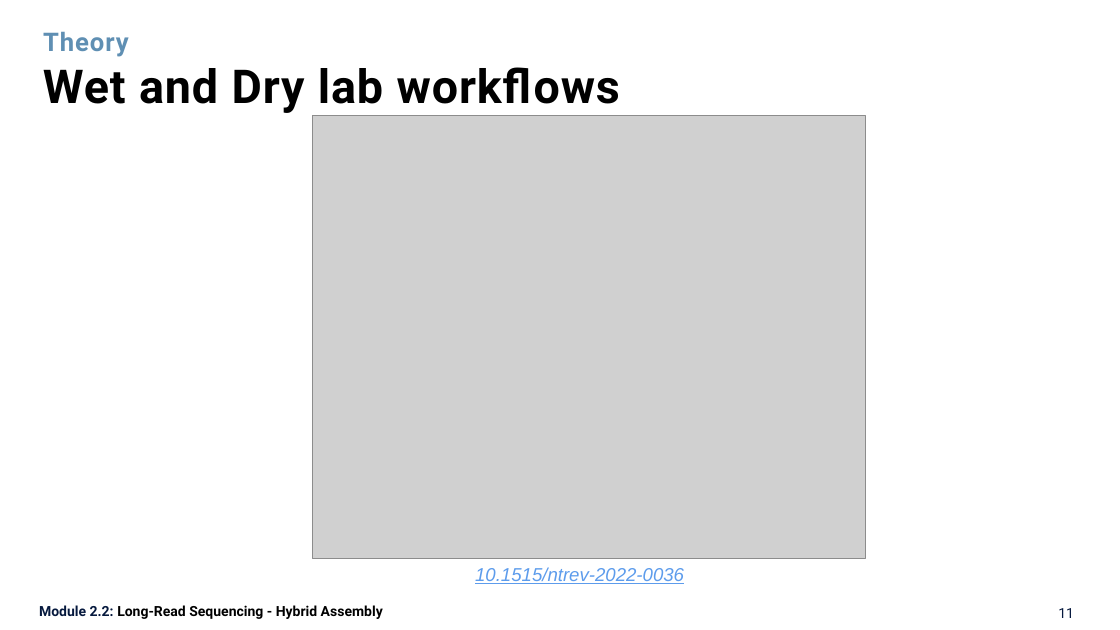
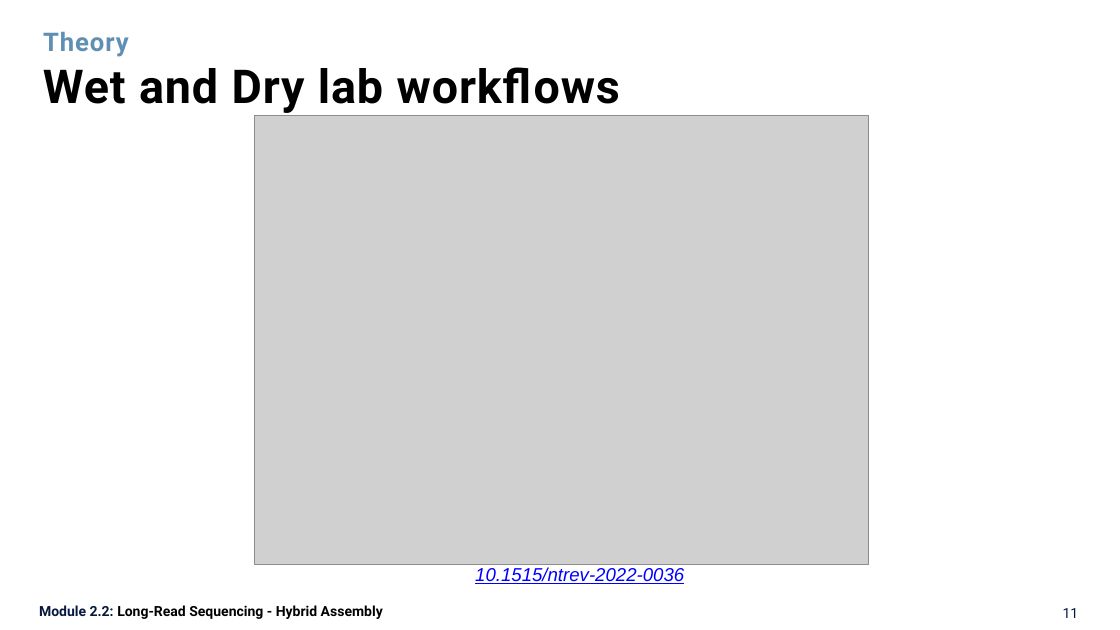
Before and after one commit to quynhnpn-oucru/MicroGen-2026, a slide deck: slide 11 of day-2_quynhnpn/instructions/presentations/microgen2026_hybridassembly_quynhnpn.pptx. Drawn at 1120x630 pixels with LibreOffice and Linux fonts; fonts in the diff are those of the drawing; grey boxes stand for pictures. Boxes give left, top, right and bottom in pixels: in the first picture for what was removed or moved away, otherwise in the second. Text is boxed around its words. In the diff, an @@ line names an element or a change of style, - is before the commit and + after.

```diff
--- a/day-2_quynhnpn/instructions/presentations/microgen2026_hybridassembly_quynhnpn.pptx
+++ b/day-2_quynhnpn/instructions/presentations/microgen2026_hybridassembly_quynhnpn.pptx
@@ text "Wet and Dry lab workflows" at [43, 67, 620, 113]: less space between paragraphs @@
@@ picture: place and size @@
-picture at [313, 115, 865, 559]
+picture at [255, 115, 869, 565]
@@ text "10.1515/ntrev-2022-0036" at [475, 567, 684, 584]: text colour #5D9CEC to #0000FF @@
@@ page number: place and size @@
-page number at [1058, 608, 1074, 618]
+page number at [1063, 608, 1079, 618]
```
Also in this commit, not shown: 14 other slides changed, 2 slides added, 2 slides removed, 1 other file.
